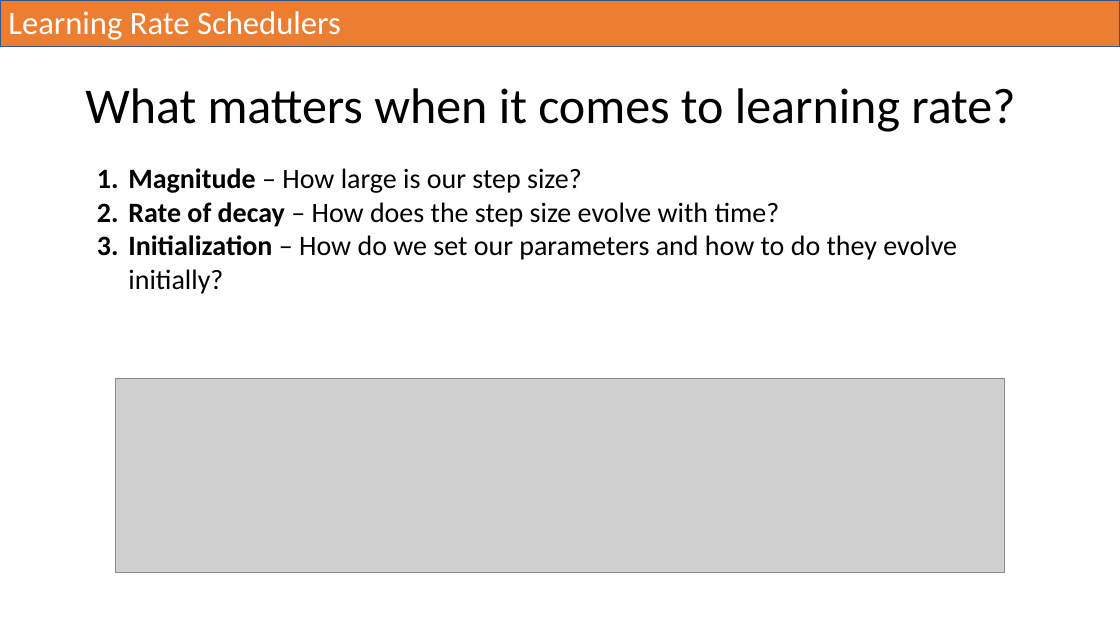
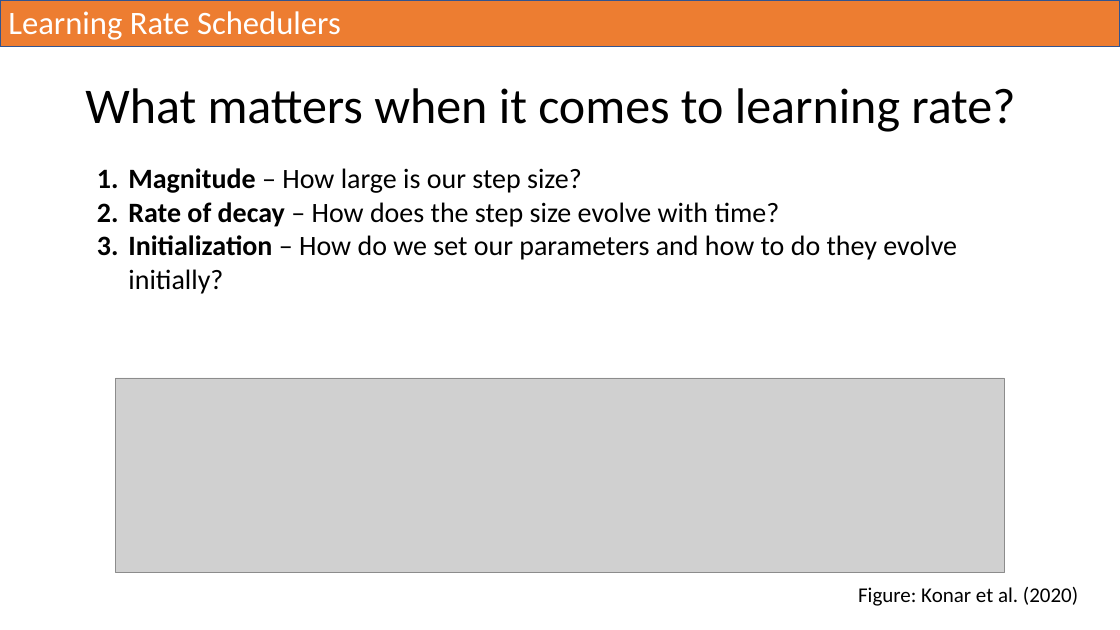
Before and after one commit to UA-ASTR502-2022/astr502, a slide deck: slide 13 of slides/Optimization_7.5_11.11.pptx. Drawn at 1120x630 pixels with LibreOffice and Linux fonts; fonts in the diff are those of the drawing; grey boxes stand for pictures. Boxes give left, top, right and bottom in pixels: in the first picture for what was removed or moved away, otherwise in the second. Text is boxed around its words. In the diff, an @@ line names an element or a change of style, - is before the commit and + after.

```diff
--- a/slides/Optimization_7.5_11.11.pptx
+++ b/slides/Optimization_7.5_11.11.pptx
@@ text added at bbox=[858, 587, 1078, 606], 18 pt, text #000000 @@
+Figure: Konar et al. (2020)
```
Also in this commit, not shown: 9 other slides changed.
